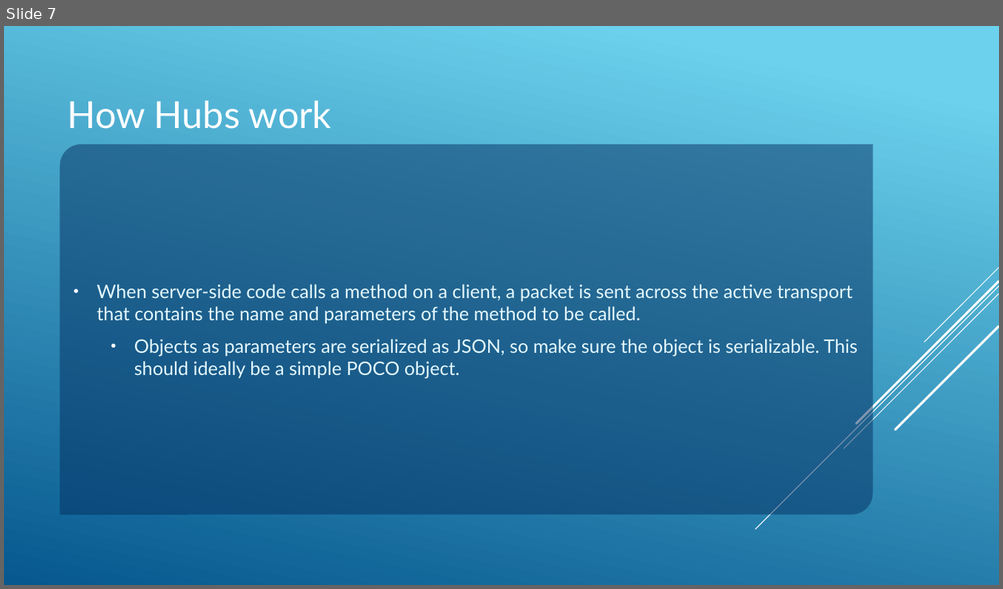
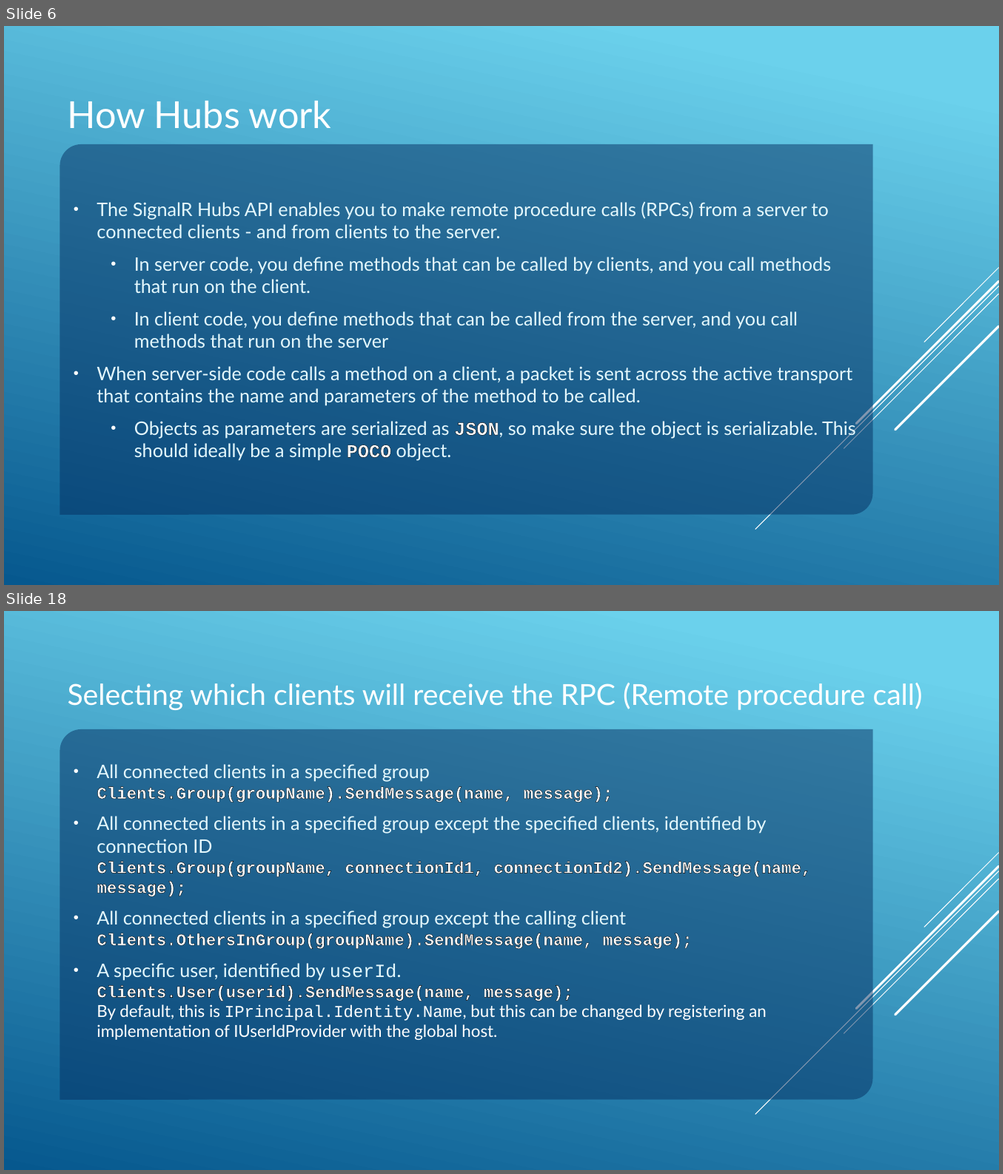
Before and after one commit to JAspeling/SignalR, a slide deck: SignalR.pptx. Shown one above the other, each under a label of ours: slide 7 before the commit, slides 6 and 18 after it; the slides between them are not shown. The pictures are 1003x589 and 1003x1174 pixels, drawn with LibreOffice and Linux fonts; fonts in the diff are those of the drawing. Boxes give left, top, right and bottom in pixels: in the first picture for what was removed or moved away, otherwise in the second. Text is boxed around its words. In the diff, an @@ line names an element or a change of style, - is before the commit and + after.

Commit message:
Continued signalR implementation + presentation WIP: Fix DI

```diff
--- a/SignalR.pptx
+++ b/SignalR.pptx
@@ slide 18 added at [4, 611, 999, 1170], background gradient #6ED2EB to #06588E; not listed: 5 template elements that a slide beside it also shows @@
@@ title added at [68, 683, 922, 710], 28 pt, text #FFFFFF @@
+Selecting which clients will receive the RPC (Remote procedure call)
@@ text added at [60, 729, 873, 1100], fill #052F61 at 50% opacity, 16 pt, text #FFFFFF @@
+• All connected clients in a specified group
+  Clients.Group(groupName).SendMessage(name, message);
+• All connected clients in a specified group except the specified clients, identified by connection ID
+  Clients.Group(groupName, connectionId1, connectionId2).SendMessage(name, message);
+• All connected clients in a specified group except the calling client
+  Clients.OthersInGroup(groupName).SendMessage(name, message);
+• A specific user, identified by userId.
+  Clients.User(userid).SendMessage(name, message);
+  By default, this is IPrincipal.Identity.Name, but this can be changed by registering an implementation of IUserIdProvider with the global host.
@@ what was slide 7 is now slide 6 @@
@@ slide 6 changed as well @@
@@ text at [96, 202, 831, 348]: paragraphs added @@
+• The SignalR Hubs API enables you to make remote procedure calls (RPCs) from a server to connected clients - and from clients to the server.
+  • In server code, you define methods that can be called by clients, and you call methods that run on the client.
+  • In client code, you define methods that can be called from the server, and you call methods that run on the server
@@ text at [134, 421, 856, 461]: font Lato to Courier New, text colour #E4F8FD to #FFFFFF, letter outline none to #000000 0.75 pt, bold on in "JSON, POCO" @@
```
Also in this commit, not shown: 6 other slides changed, 22 other slides added, 2 slides removed, 12 other files.
